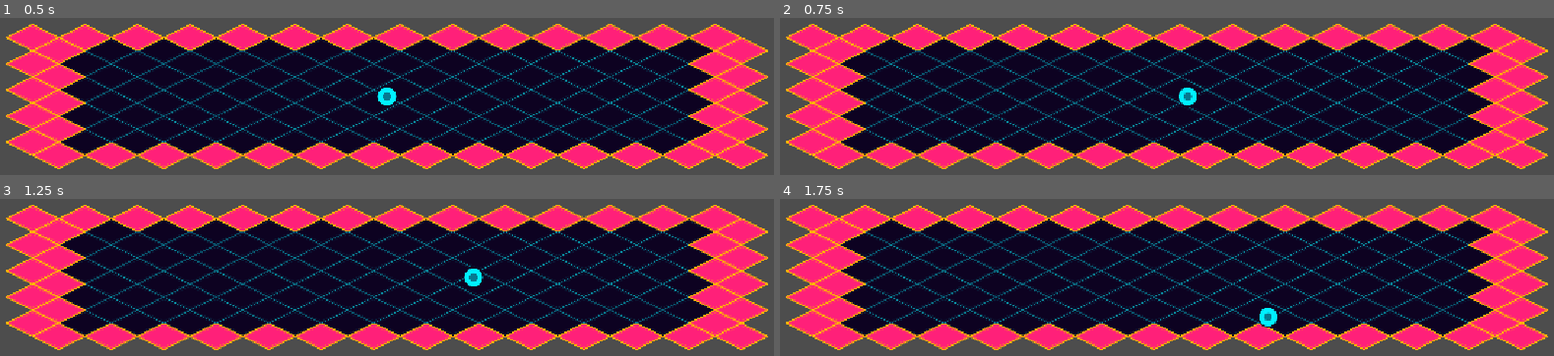
Above: before the commit, frames 1-4 (two rows, left to right).
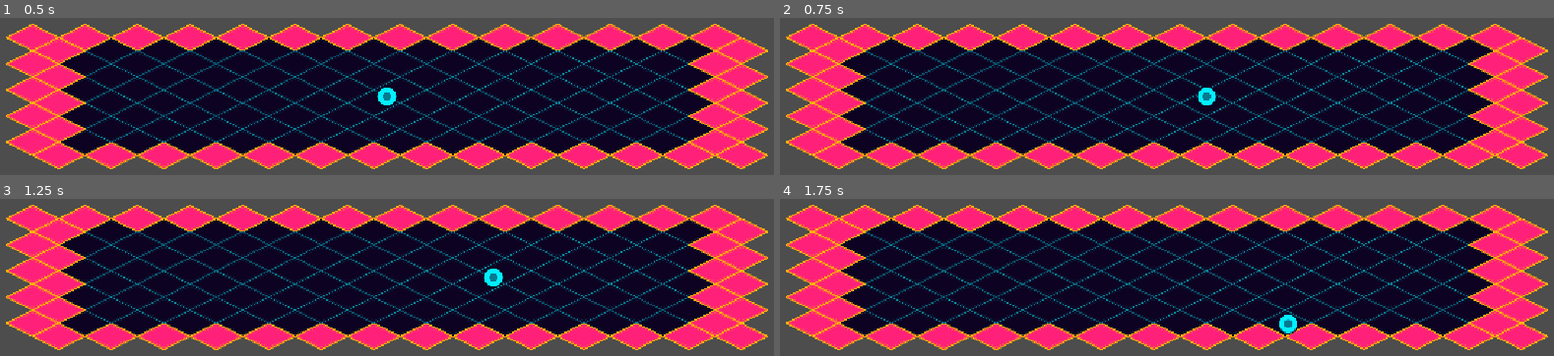
Above: after the commit, the same moments.

Repository: valeroman/Discus-Maximus
Game: Godot game, scene res://levels/test_arena.tscn
Same seed, same stepped clock (60 frames per second), same inputs: the game is played once before the commit and once after it. The project has no main scene, so this scene is started directly.
Inputs (mouse positions are in pixels of both pictures, inside the frame that each line leads up to):
- Up to frame 1 (0.5 s): no input
- Up to frame 2 (0.75 s): tap Enter at 0.5 s; move the mouse to (1337, 74) at 0.52 s; hold D (move_right) from 0.53 s (still down); tap Space (dash) at 0.6 s
- Up to frame 3 (1.25 s): keep holding D (move_right)
- Up to frame 4 (1.75 s): move the mouse to (1012, 299) at 1.27 s; release D (move_right) at 1.28 s; hold S (move_down) from 1.28 s (still down); tap Space (dash) at 1.35 s

Frame 1 is identical in both runs. In frame 2, 0.4% of the frame differs, in the area x 51-57%, y 44-57%; in frame 3, 0.5%; in frame 4, 0.5%, in the area x 61-67%, y 69-87%.

Commit message:
feat: Enhance dash functionality by ensuring proper cooldown and invulnerability state management

Diff:
--- a/entities/player/player.gd
+++ b/entities/player/player.gd
@@ -10,6 +10,15 @@
 
 func _physics_process(delta: float) -> void:
 	var input_direction := Input.get_vector("move_left", "move_right", "move_up", "move_down")
+
+	if Input.is_action_just_pressed("dash") and input_direction != Vector2.ZERO and dash_cooldown_timer.is_stopped():
+		velocity = input_direction.normalized() * stats.dash_speed
+		is_invulnerable = true
+		dash_timer.wait_time = stats.dash_duration
+		dash_cooldown_timer.wait_time = stats.dash_cooldown
+		dash_timer.start()
+		dash_cooldown_timer.start()
+
 	var target_velocity := input_direction * stats.move_speed
 	var rate := stats.move_speed / stats.acceleration_time if input_direction != Vector2.ZERO else stats.move_speed / stats.friction_time
 	velocity = velocity.move_toward(target_velocity, rate * delta)
